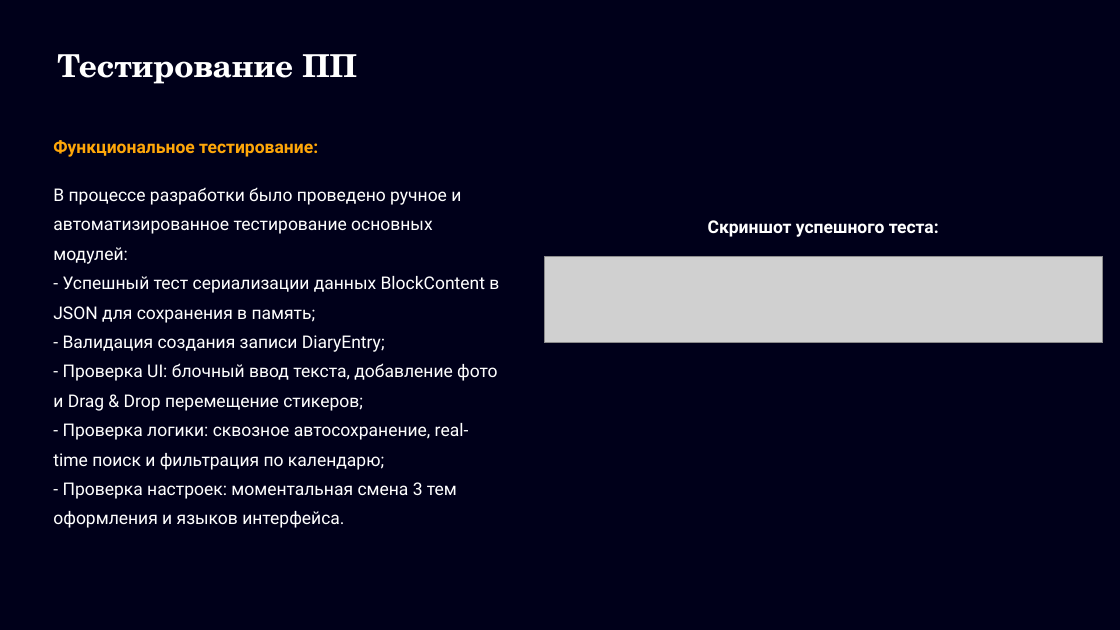
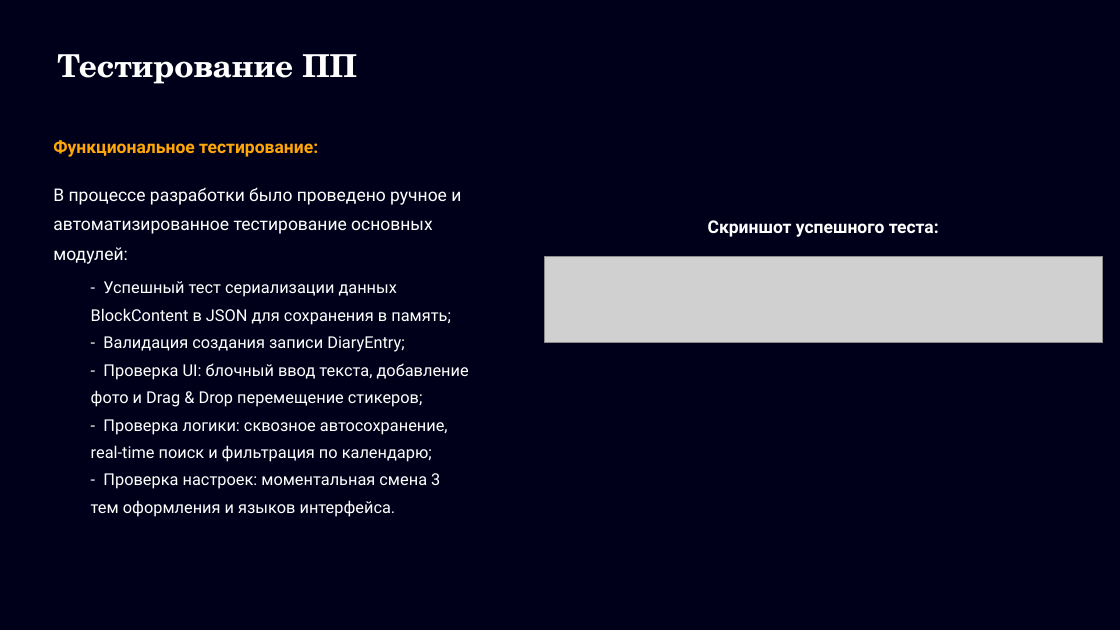
Before and after one commit to serusew/diary, a slide deck: slide 5 of документация/Презентация My Diary (не доделана).pptx. Drawn at 1120x630 pixels with LibreOffice and Linux fonts; fonts in the diff are those of the drawing; grey boxes stand for pictures. Boxes give left, top, right and bottom in pixels: in the first picture for what was removed or moved away, otherwise in the second. Text is boxed around its words. In the diff, an @@ line names an element or a change of style, - is before the commit and + after.

Commit message:
change text presentation

```diff
--- a/документация/Презентация My Diary (не доделана).pptx
+++ b/документация/Презентация My Diary (не доделана).pptx
@@ text "- Успешный тест сериализации данных ...": place and size @@
-text "- Успешный тест сериализации данных ..." at <box>53,187,499,528</box>
+text "- Успешный тест сериализации данных ..." at <box>91,281,469,517</box>
@@ text "- Успешный тест сериализации данных ..." at <box>91,281,469,517</box>: size 15 to 14 pt @@
```
Also in this commit, not shown: 1 other slide changed, 1 slide added, 1 slide removed.
